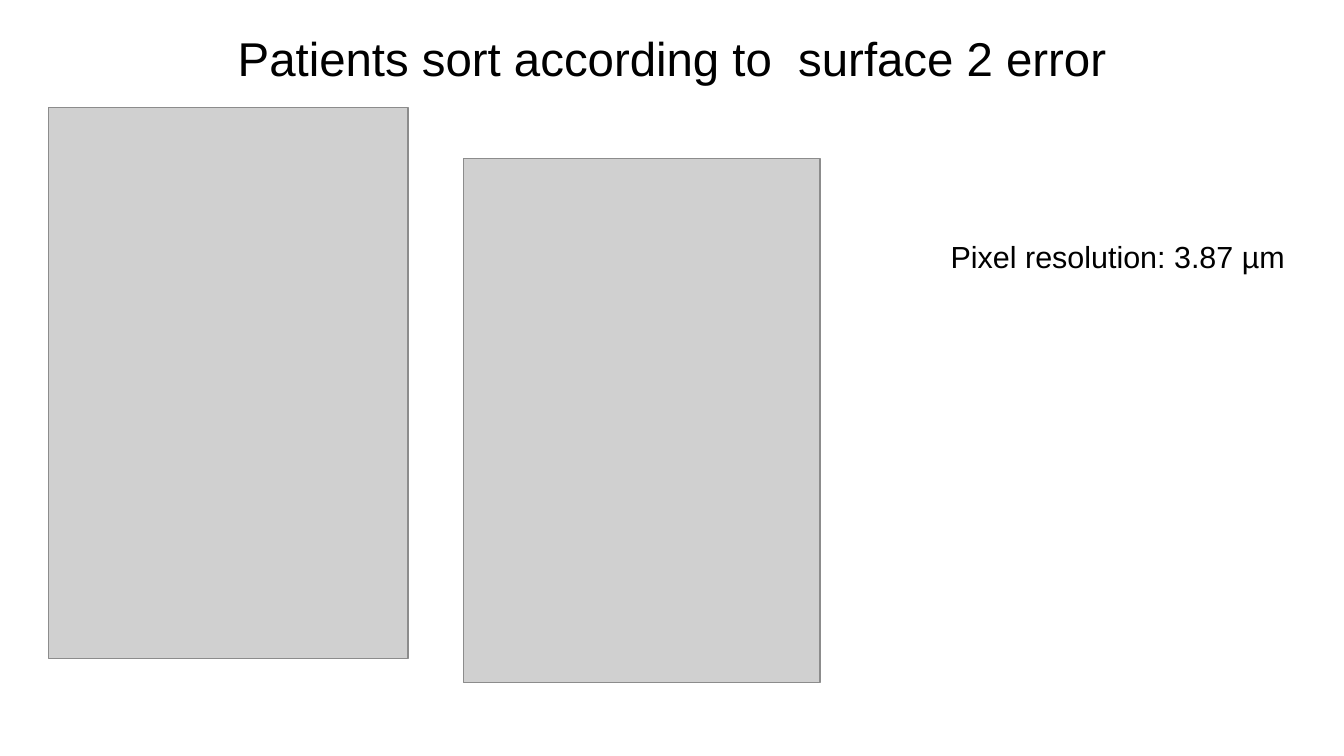
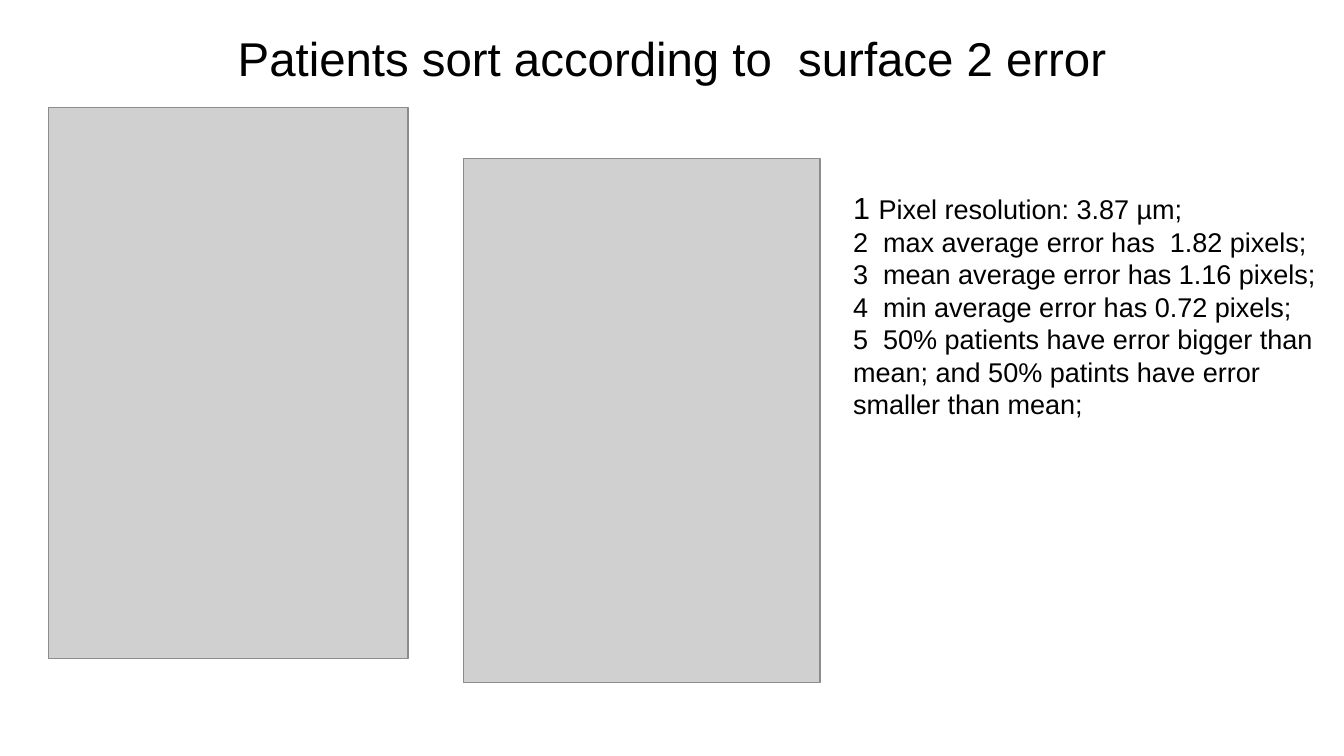
Before and after one commit to Hui-Xie/OvarianCancer, a slide deck: slide 7 of OCTMultiSurfaces/testConfig/expTongren_10Surfaces_allGoodBscans_20200512/10SurfaceExperementReport_20200529.odp (slide 6 before the commit). Drawn at 1344x756 pixels with LibreOffice and Linux fonts; fonts in the diff are those of the drawing; grey boxes stand for pictures. Boxes give left, top, right and bottom in pixels: in the first picture for what was removed or moved away, otherwise in the second. Text is boxed around its words. In the diff, an @@ line names an element or a change of style, - is before the commit and + after.

Commit message:
add error pattern

```diff
--- a/OCTMultiSurfaces/testConfig/expTongren_10Surfaces_allGoodBscans_20200512/10SurfaceExperementReport_20200529.odp
+++ b/OCTMultiSurfaces/testConfig/expTongren_10Surfaces_allGoodBscans_20200512/10SurfaceExperementReport_20200529.odp
@@ text added at [853,198,1316,418], 16 pt, text #000000 @@
+1 Pixel resolution: 3.87 µm;
+2 max average error has 1.82 pixels;
+3 mean average error has 1.16 pixels;
+4 min average error has 0.72 pixels;
+5 50% patients have error bigger than mean; and 50% patints have error smaller than mean;
@@ text removed at [951,246,1285,273] @@
-Pixel resolution: 3.87 µm
```
Also in this commit, not shown: 1 other slide changed, 4 slides added, 1 slide removed.
